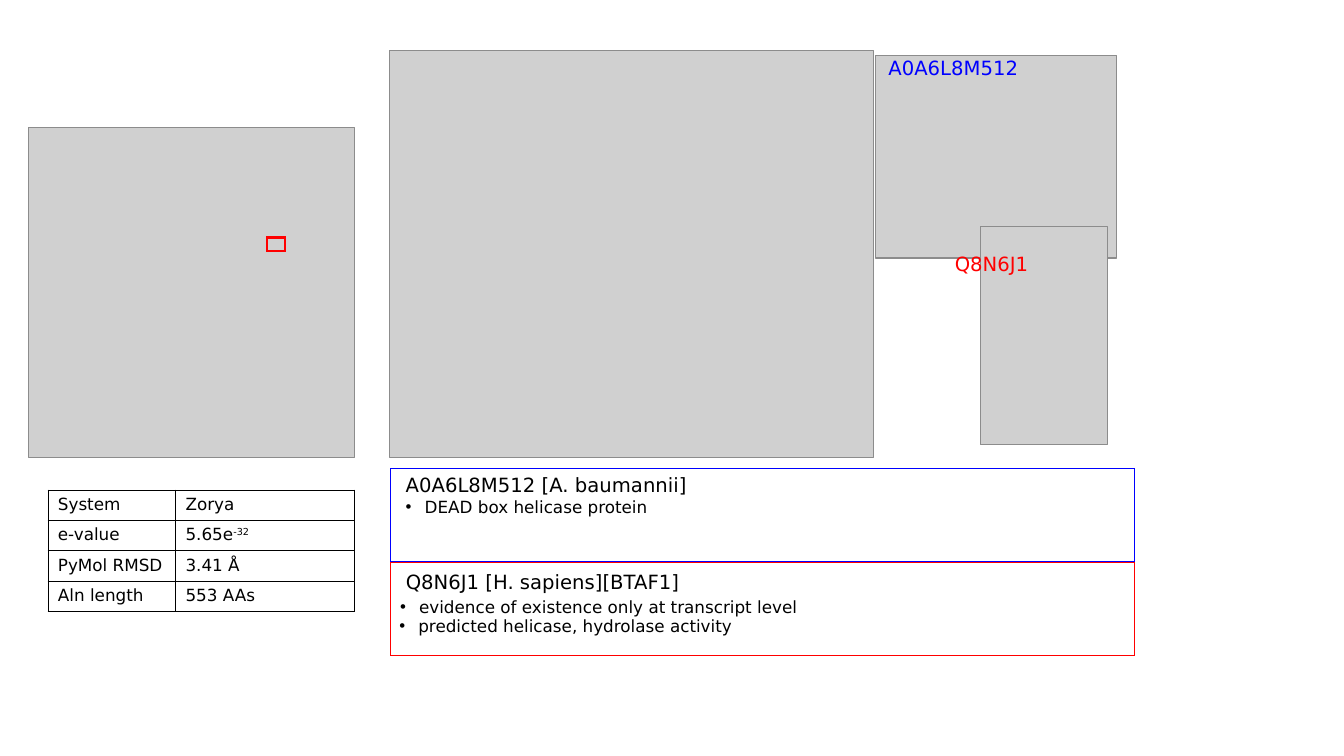
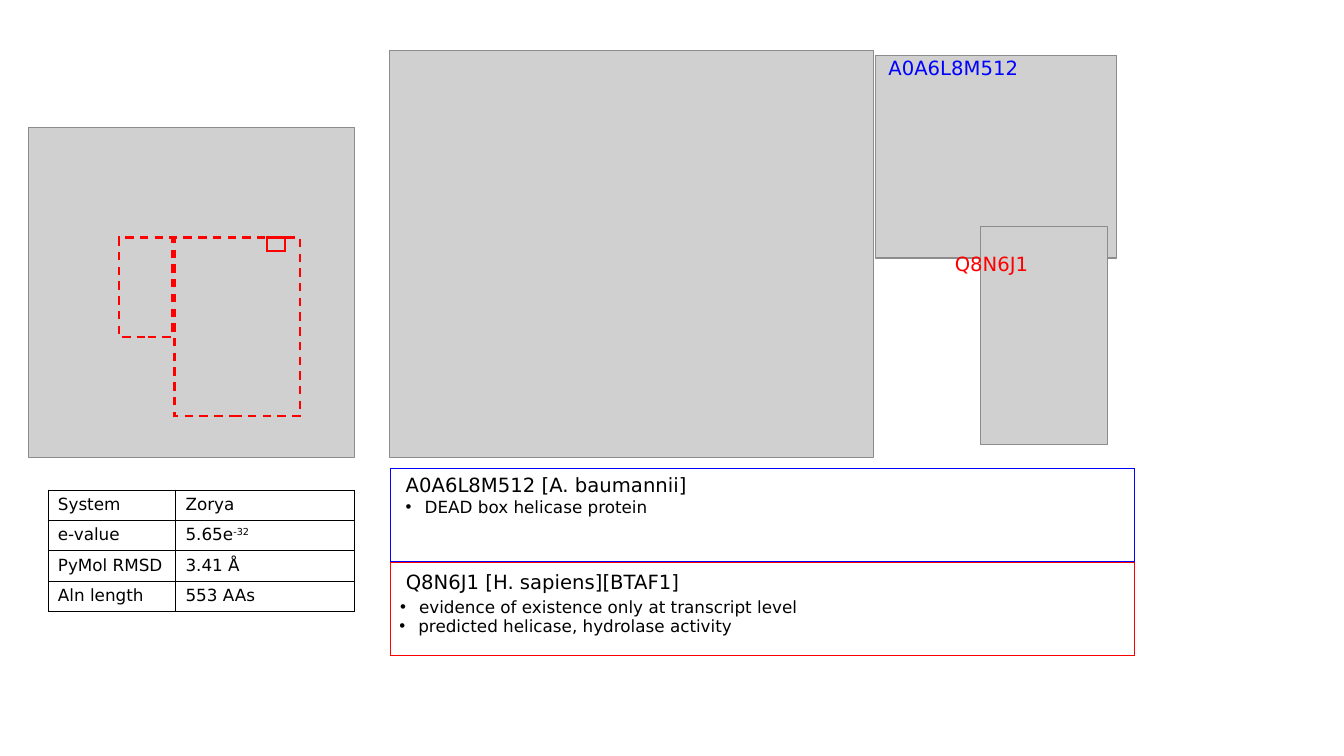
Before and after one commit to juliandeanmoran/BISSH, a slide deck: slide 12 of reports/2026-04-10_projectUpdate_2_jmoran.pptx (slide 10 before the commit). Drawn at 1344x756 pixels with LibreOffice and Linux fonts; fonts in the diff are those of the drawing; grey boxes stand for pictures. Boxes give left, top, right and bottom in pixels: in the first picture for what was removed or moved away, otherwise in the second. Text is boxed around its words. In the diff, an @@ line names an element or a change of style, - is before the commit and + after.

```diff
--- a/reports/2026-04-10_projectUpdate_2_jmoran.pptx
+++ b/reports/2026-04-10_projectUpdate_2_jmoran.pptx
@@ rectangle added at [119,238,172,338], outline #FF0000 1.5 pt dashed @@
@@ rectangle added at [174,238,299,416], outline #FF0000 1.5 pt dashed @@
```
Also in this commit, not shown: 4 other slides changed, 3 slides added, 1 other file.
